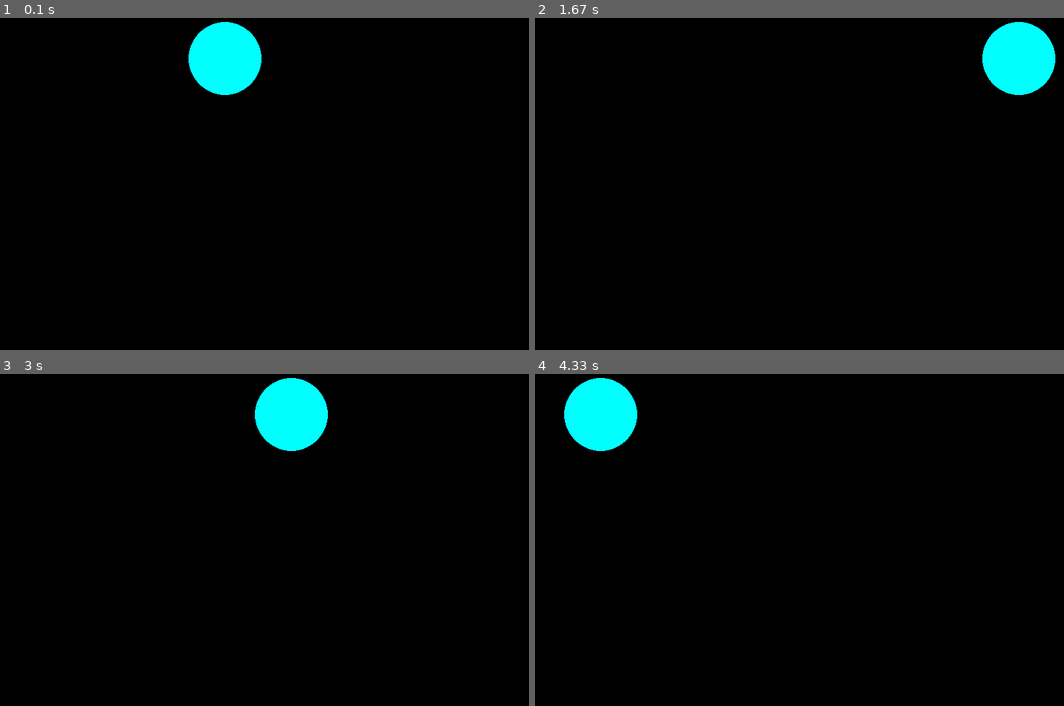
Above: before the commit, frames 1-4 (two rows, left to right).
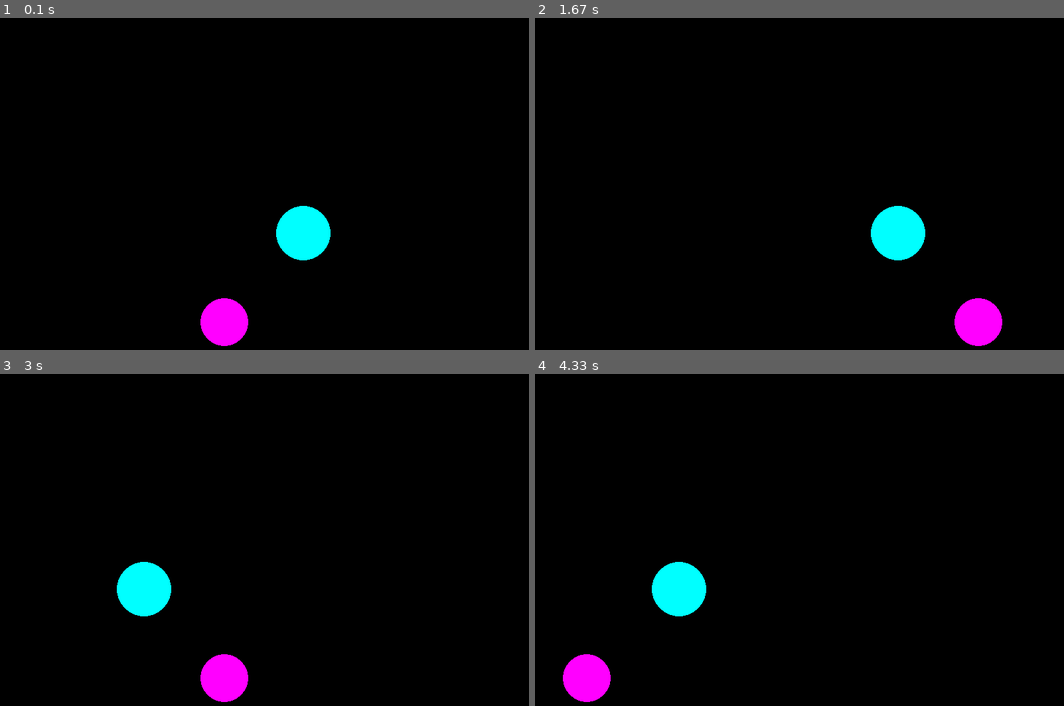
Above: after the commit, the same moments.

Repository: Pleshakova/pygame_projects
Game: pygame game, started from game_get_ball.py
The game is run twice, just before and just after one commit, with the same random seed, the same clock (stepped at 60 frames per second) and the same inputs.
Inputs (mouse positions are in pixels of both pictures, inside the frame that each line leads up to):
- Up to frame 1 (0.1 s): no input
- Up to frame 2 (1.67 s): click (799, 184) at 0.4 s
- Up to frame 3 (3 s): click (322, 573) at 1.73 s
- Up to frame 4 (4.33 s): no input

The runs differ from the first frame. In frame 1, 4.7% of the frame differs, in the area x 35-63%, y 1-99%; in frame 2, 4.7%; in frame 3, 4.7%; in frame 4, 4.7%.

Commit message:
Version2 (two balls run without counting, needs futher optimization)

Diff:
--- a/game_get_ball.py
+++ b/game_get_ball.py
@@ -22,36 +22,37 @@
 
 
 def new_parameters():
-    global x, y, r, COLOR
-    x = randint(50, 600)
-    y = randint(50, 500)
-    r = randint(30, 60)
-    COLOR = colors[randint(0, 5)]
+    global x, y, r, COLOR, A, B
+    A=[randint(50, 600), randint(50, 600), randint(30, 60), colors[randint(0, 5)]]
+    B=[randint(50, 600), randint(50, 600), randint(30, 60), colors[randint(0, 5)]]
 
 
-def parameter_x():
-    return x
+def new_ball1():
+    pygame.draw.circle(screen, A[3], (A[0], A[1]), A[2])
 
 
-def new_ball():
-    for i in range(3):
-        pygame.draw.circle(screen, COLOR, (x, y), r)
+def new_ball2():
+    pygame.draw.circle(screen, B[3], (B[0], B[1]), B[2])
 
 
 def click():
-    length = ((event.x - x) ** 2 + (event.y - y) ** 2) ** 0.5
-    if length <= r:
+    length1 = ((event.x - A[0]) ** 2 + (event.y - A[1]) ** 2) ** 0.5
+    length2 = ((event.x - B[0]) ** 2 + (event.y - B[1]) ** 2) ** 0.5
+    if length1 <= A[2] or length2 <=B[2]:
         screen.fill(white)
         pygame.display.update()
         return 1
     return 0
 
-
 new_parameters()
-all_balls += 1
+if A[0] > B[0]:
+    C = [A[0],B[0]]
+else:
+    C = [B[0],A[0]]
 while not done:
-    while not done and x + r < 800:
-        new_ball()
+    while not done and C[0]<700:
+        new_ball1()
+        new_ball2()
         pygame.display.update()
         for event in pygame.event.get():
             if event.type == pygame.QUIT:
@@ -61,14 +62,18 @@
             elif event.type == pygame.MOUSEBUTTONDOWN:
                 event.x, event.y = event.pos
                 have_balls += click()
-                if click() > 0:
-                    new_parameters()
-                    all_balls += 1
+    #               if click() > 0:
+    #                   new_parameters()
+    #                   all_balls += 1
         screen.fill(black)
         clock.tick(25)
-        x+=10
-    while not done and x - r > 0:
-        new_ball()
+        A[0] += 10
+        B[0] += 10
+        C[0]+=10
+        C[1]+=10
+    while not done and C[1] < 700:
+        new_ball1()
+        new_ball2()
         pygame.display.update()
         for event in pygame.event.get():
             if event.type == pygame.QUIT:
@@ -78,11 +83,67 @@
             elif event.type == pygame.MOUSEBUTTONDOWN:
                 event.x, event.y = event.pos
                 have_balls += click()
-                if click() > 0:
-                    new_parameters()
-                    all_balls += 1
+        #               if click() > 0:
+        #                   new_parameters()
+        #                   all_balls += 1
         screen.fill(black)
         clock.tick(25)
-        x -= 10
-
+        if A[0]==C[0]:
+            A[0] -= 10
+            B[0] += 10
+        else:
+            A[0] += 10
+            B[0] -= 10
+        C[1] += 10
+        C[0] -= 10
+    while not done and C[0] >50:
+        new_ball1()
+        new_ball2()
+        pygame.display.update()
+        for event in pygame.event.get():
+            if event.type == pygame.QUIT:
+                print("Поймал шариков:", have_balls)
+                print("Всего шариков:", all_balls)
+                done = True
+            elif event.type == pygame.MOUSEBUTTONDOWN:
+                event.x, event.y = event.pos
+                have_balls += click()
+        #               if click() > 0:
+        #                   new_parameters()
+        #                   all_balls += 1
+        screen.fill(black)
+        clock.tick(25)
+        if C[0]==A[0]:
+            A[0] -= 10
+            B[0] -= 10
+        else:
+            A[0] -= 10
+            B[0] -= 10
+        C[0]-=10
+        C[1]-=10
+    while not done and C[1] >50:
+        new_ball1()
+        new_ball2()
+        pygame.display.update()
+        for event in pygame.event.get():
+            if event.type == pygame.QUIT:
+                print("Поймал шариков:", have_balls)
+                print("Всего шариков:", all_balls)
+                done = True
+            elif event.type == pygame.MOUSEBUTTONDOWN:
+                event.x, event.y = event.pos
+                have_balls += click()
+        #               if click() > 0:
+        #                   new_parameters()
+        #                   all_balls += 1
+        screen.fill(black)
+        clock.tick(25)
+        if C[0]==A[0]:
+            A[0] += 10
+            B[0] -= 10
+        else:
+            A[0] -= 10
+            B[0] += 10
+        C[1]-=10
+        C[0]+=10
 pygame.quit()
